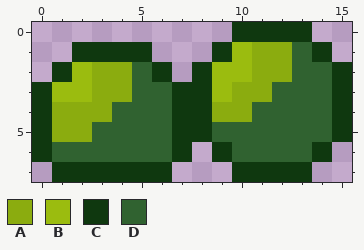
Two versions of one pixel-art sprite, src/images/hero.png. The picture above was drawn from the file before the commit.
The file is 64x32 pixels, drawn in blocks of 4x4; one block is one cell here.
Palette (. is transparent): A #8bac0f  B #9bbc0f  C #0f380f  D #306230
Pixels before, first column x 0:
0 ..........CCCC..
1 ..CCCC...CBAADC.
2 .CBAADC.CBBAADDC
3 CBBAADDCCBAADDDC
4 CAAADDDCCAADDDDC
5 CAADDDDCCDDDDDDC
6 CDDDDDDC.CDDDDC.
7 .CCCCCC...CCCC..
After:
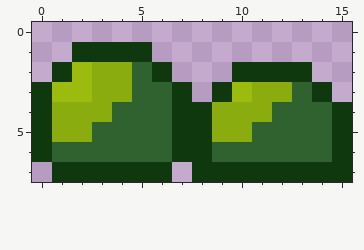
What changed:
Colour D gives way to colour A in row 3 at x 12; in row 4 at x 11; in row 5 at x 9 to 10.
Colour A gives way to colour B in row 3 at x 10.
The edit adds colour C in row 6 at x 8 and 15; in row 7 at x 8 to 9 and 14 to 15.
Colour A gives way to colour C in row 2 at x 11 to 12.
Colour B gives way to colour C in row 2 at x 10; in row 3 at x 9.
Colour D gives way to colour C in row 2 at x 13; in row 3 at x 14.
Colour C gives way to colour D in row 6 at x 9 and 14.
Colour A is removed in row 1 at x 11 to 12.
Colour B is removed in row 1 at x 10; in row 2 at x 9.
Colour C is removed in row 0 at x 10 to 13; in row 1 at x 9 and 14; in rows 2 to 3 at x 8 and 15.
Colour D is removed in row 1 at x 13; in row 2 at x 14.
Where, in picture pixels (left, top, right, bottom), the same in both pictures:
changed: (192, 22, 352, 182)
